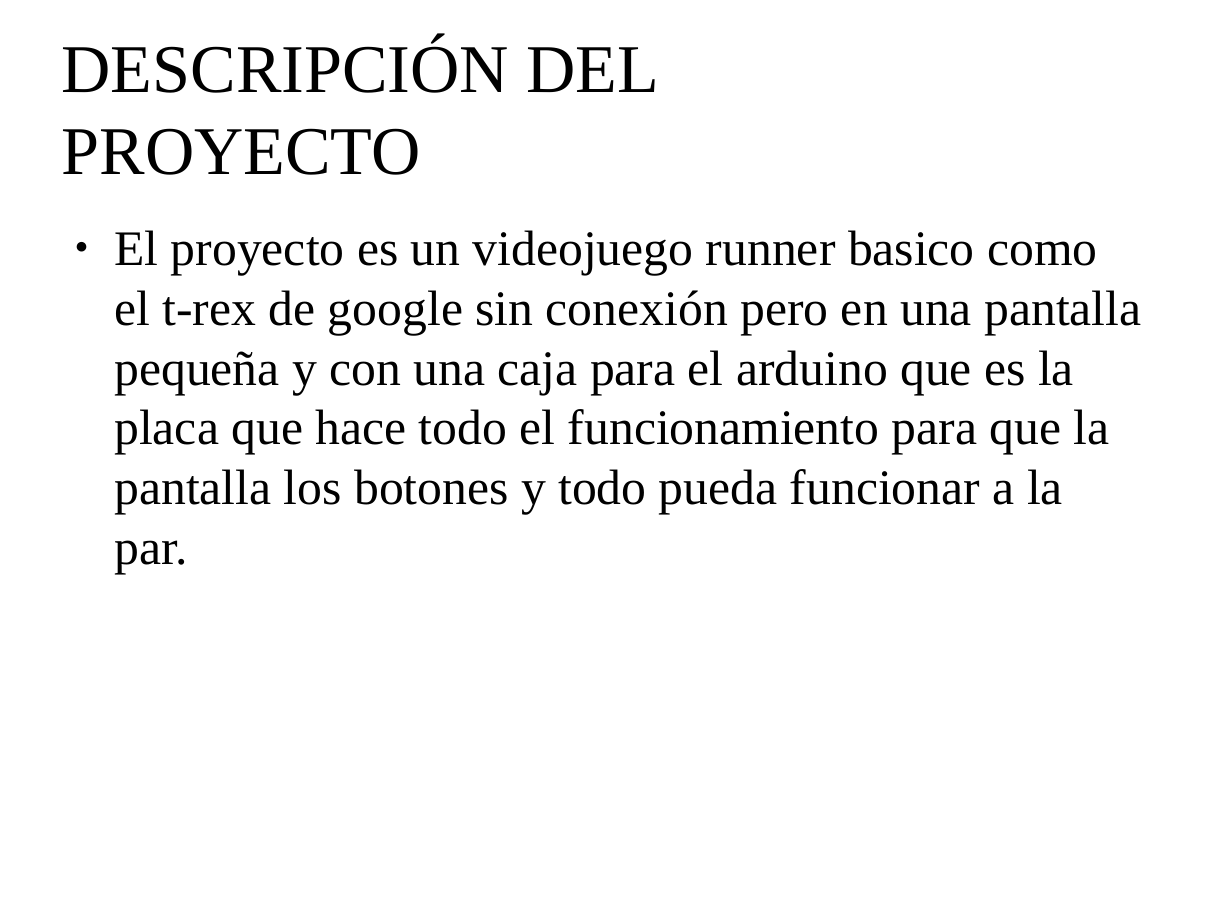
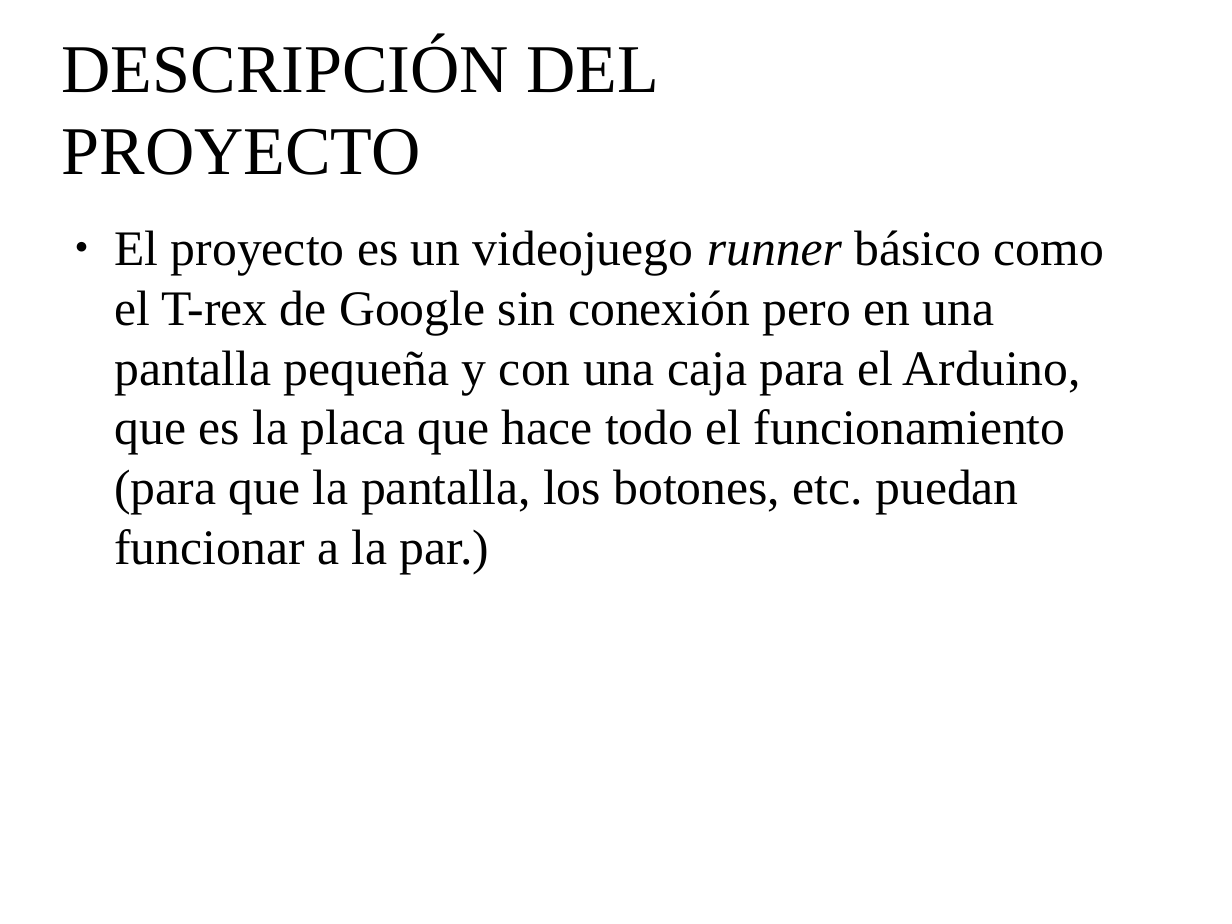
Before and after one commit to reverte04/PROYECTO-VIDEOJUEGO, a slide deck: slide 5 of PROYECTO REVERTE.odp. Drawn at 1232x924 pixels with LibreOffice and Linux fonts; fonts in the diff are those of the drawing; background and template pictures are left out. Boxes give left, top, right and bottom in pixels: in the first picture for what was removed or moved away, otherwise in the second. Text is boxed around its words. In the diff, an @@ line names an element or a change of style, - is before the commit and + after.

```diff
--- a/PROYECTO REVERTE.odp
+++ b/PROYECTO REVERTE.odp
@@ text at (114, 230, 1104, 574): text changed @@
-● El proyecto es un videojuego runner basico como el t-rex de google sin conexión pero en una pantalla pequeña y con una caja para el arduino que es la placa que hace todo el funcionamiento para que la pantalla los botones y todo pueda funcionar a la par.
+● El proyecto es un videojuego runner básico como el T-rex de Google sin conexión pero en una pantalla pequeña y con una caja para el Arduino, que es la placa que hace todo el funcionamiento (para que la pantalla, los botones, etc. puedan funcionar a la par.)
```
Also in this commit, not shown: 6 other slides changed.
